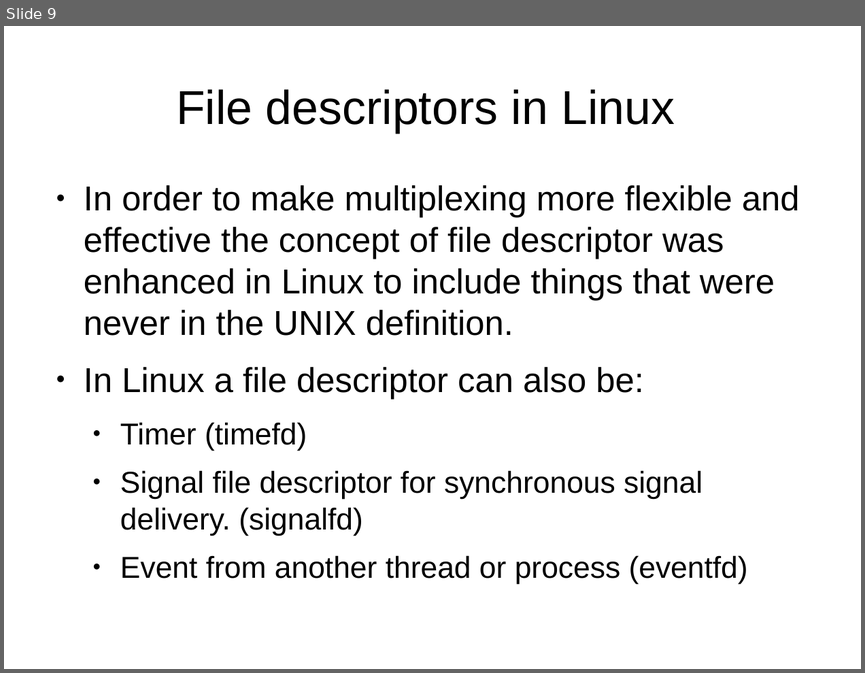
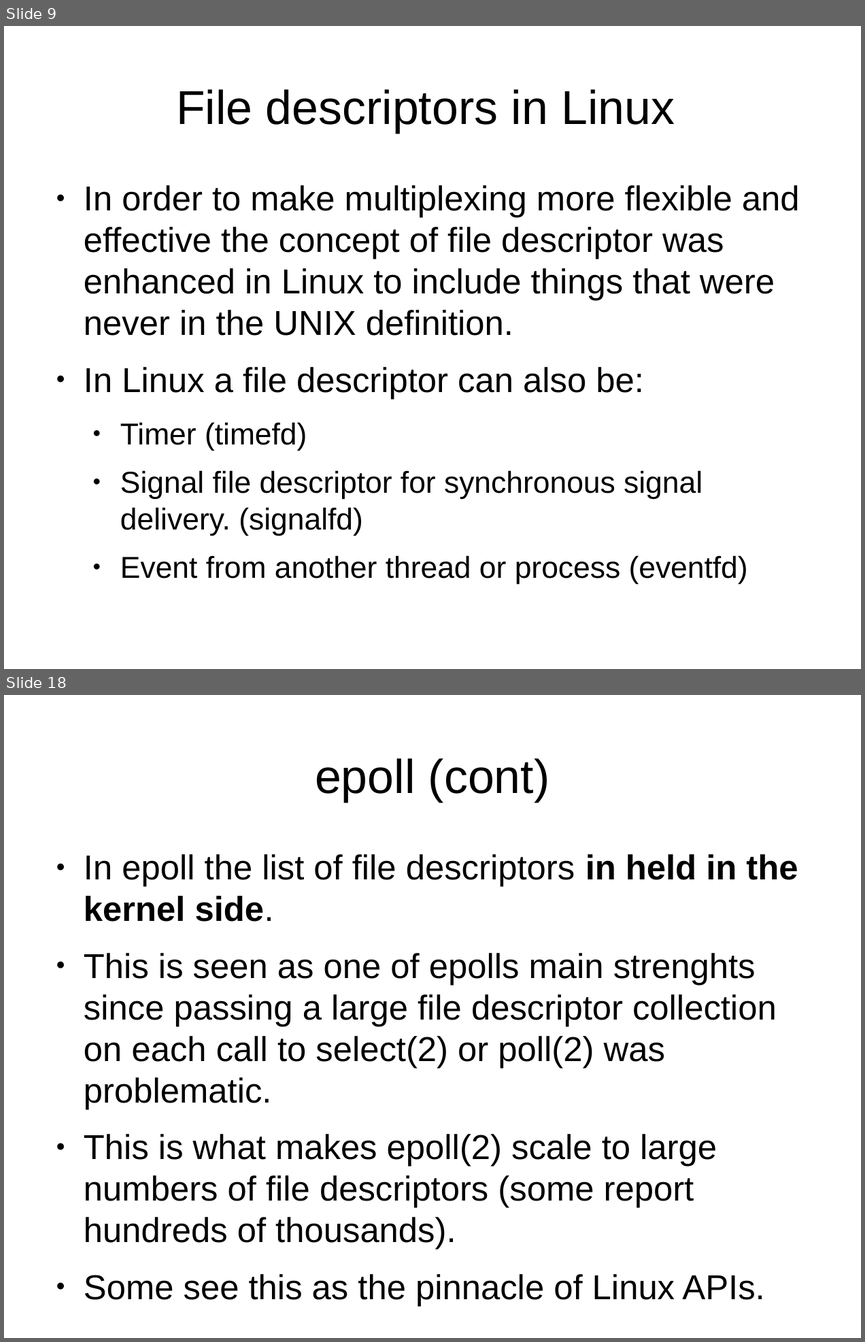
Before and after one commit to veltzer/demos, a slide deck: cpp/multi_core/linux_multiplexing.odp. Shown one above the other, each under a label of ours: slide 9 before the commit, slides 9 and 18 after it; the slides between them are not shown. The pictures are 865x673 and 865x1342 pixels, drawn with LibreOffice and Linux fonts; fonts in the diff are those of the drawing. Boxes give left, top, right and bottom in pixels: in the first picture for what was removed or moved away, otherwise in the second. Text is boxed around its words. In the diff, an @@ line names an element or a change of style, - is before the commit and + after.

```diff
--- a/cpp/multi_core/linux_multiplexing.odp
+++ b/cpp/multi_core/linux_multiplexing.odp
@@ slide 18 added at (x1=4, y1=695, x2=861, y2=1338), background #FFFFFF @@
@@ title added at (x1=315, y1=758, x2=549, y2=802), 44 pt, text #000000 @@
+epoll (cont)
@@ text added at (x1=84, y1=854, x2=798, y2=1306), 32 pt, text #000000 @@
+● In epoll the list of file descriptors in held in the kernel side.
+● This is seen as one of epolls main strenghts since passing a large file descriptor collection on each call to select(2) or poll(2) was problematic.
+● This is what makes epoll(2) scale to large numbers of file descriptors (some report hundreds of thousands).
+● Some see this as the pinnacle of Linux APIs.
```
Also in this commit, not shown: 1 slide changed, 8 other slides added.
